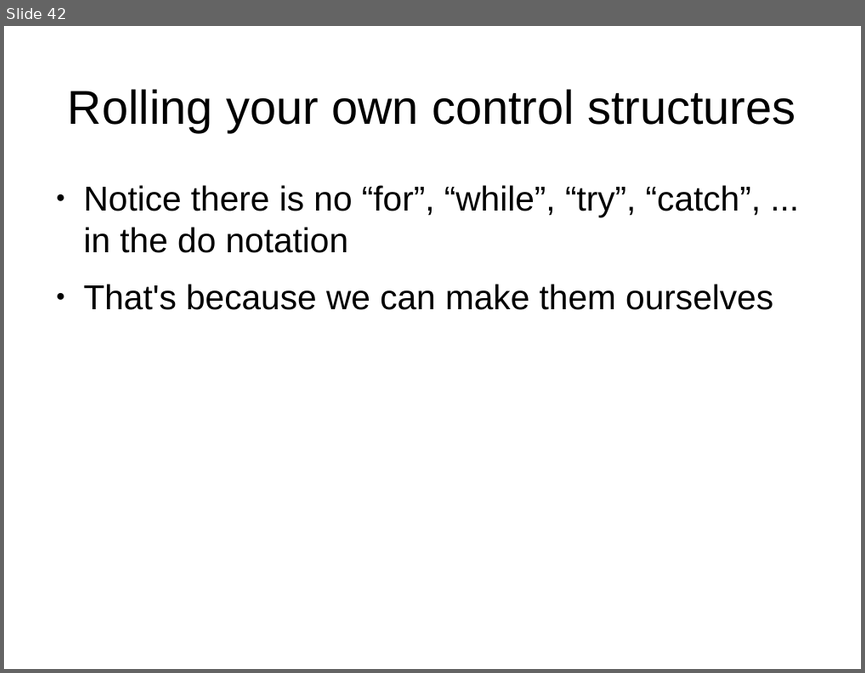
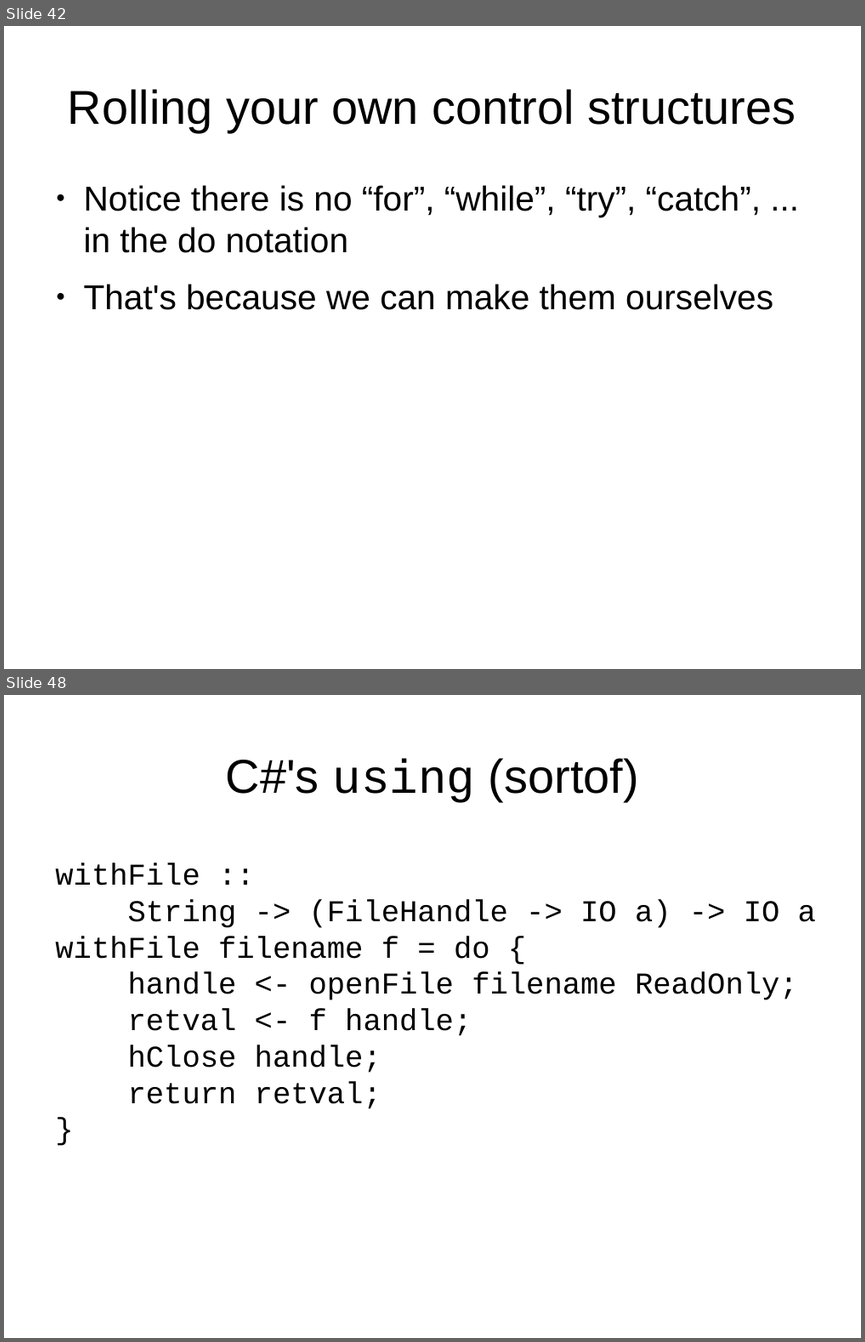
Before and after one commit to luqui/luqui-misc, a slide deck: work/present/monads/monads.odp. Shown one above the other, each under a label of ours: slide 42 before the commit, slides 42 and 48 after it; the slides between them are not shown. The pictures are 865x673 and 865x1342 pixels, drawn with LibreOffice and Linux fonts; fonts in the diff are those of the drawing. Boxes give left, top, right and bottom in pixels: in the first picture for what was removed or moved away, otherwise in the second. Text is boxed around its words. In the diff, an @@ line names an element or a change of style, - is before the commit and + after.

```diff
--- a/work/present/monads/monads.odp
+++ b/work/present/monads/monads.odp
@@ slide 48 added at box(4, 695, 861, 1338), background #FFFFFF @@
@@ title added at box(226, 758, 639, 803), 44 pt, text #000000 @@
+C#'s using (sortof)
@@ text added at box(55, 863, 816, 1109), 28 pt, text #000000 @@
+withFile ::
+String -> (FileHandle -> IO a) -> IO a
+withFile filename f = do {
+handle <- openFile filename ReadOnly;
+retval <- f handle;
+hClose handle;
+return retval;
+}
```
Also in this commit, not shown: 1 slide changed, 4 other slides added.
